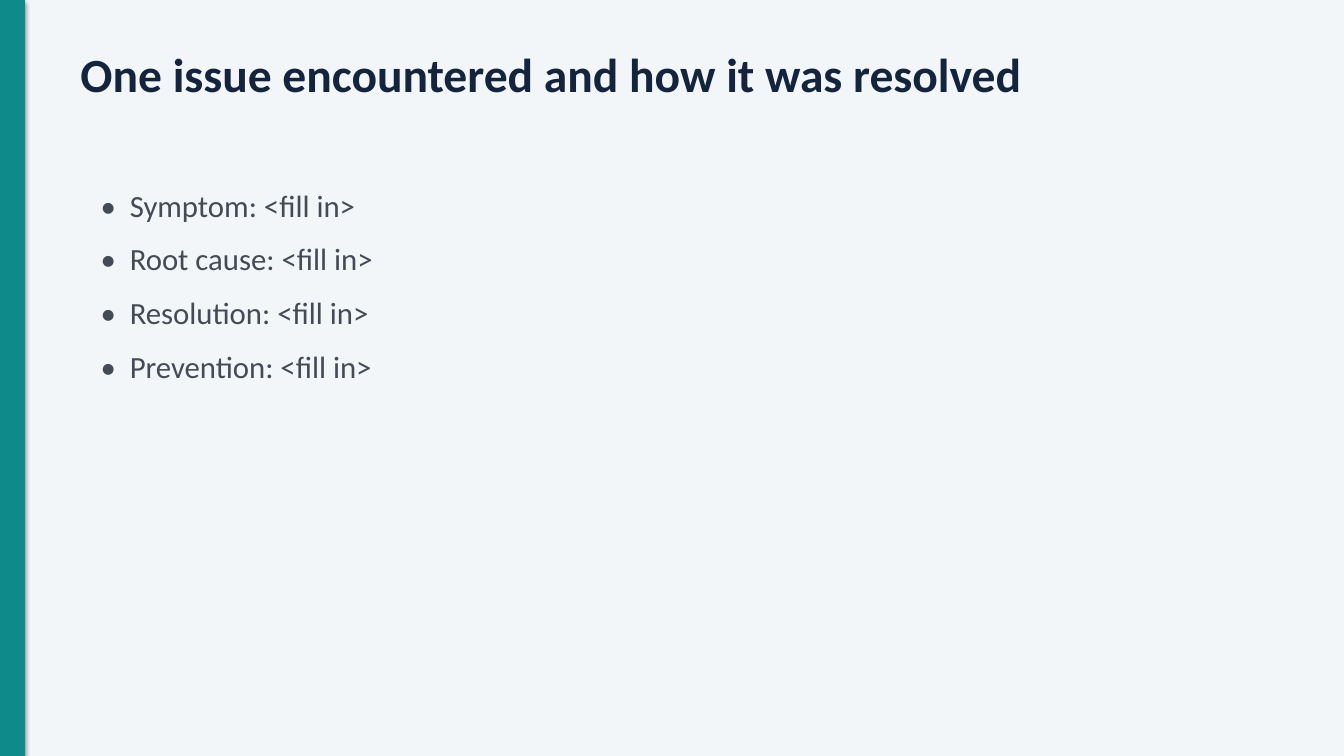
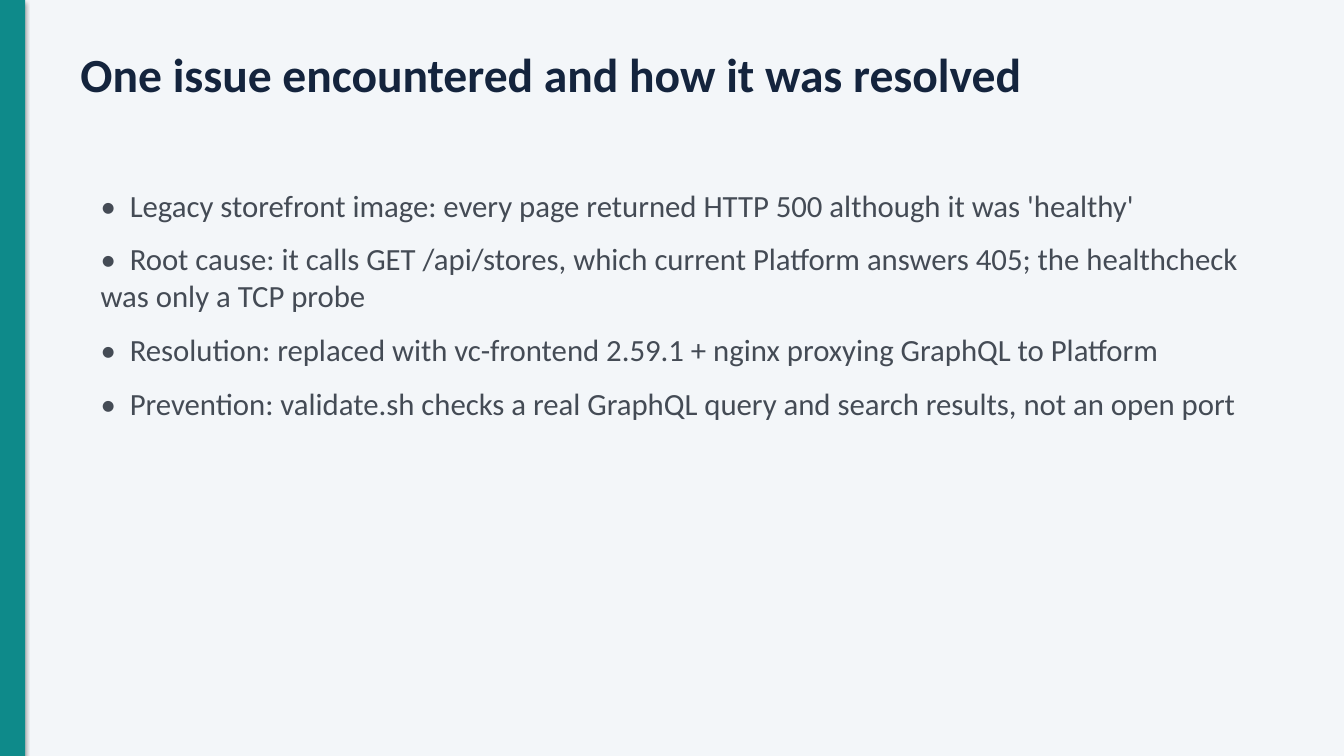
Before and after one commit to dussashivani/Project_Virto-Commerce-Platform_, a slide deck: slide 8 of docs/presentation/Virto-AWS-DevOps-presentation.pptx. Drawn at 1344x756 pixels with LibreOffice and Linux fonts; fonts in the diff are those of the drawing. Boxes give left, top, right and bottom in pixels: in the first picture for what was removed or moved away, otherwise in the second. Text is boxed around its words. In the diff, an @@ line names an element or a change of style, - is before the commit and + after.

Commit message:
docs: update presentation with the real run, incident and findings

```diff
--- a/docs/presentation/Virto-AWS-DevOps-presentation.pptx
+++ b/docs/presentation/Virto-AWS-DevOps-presentation.pptx
@@ text at box(101, 195, 1237, 420): text changed @@
-• Symptom: <fill in>
-• Root cause: <fill in>
-• Resolution: <fill in>
-• Prevention: <fill in>
+• Legacy storefront image: every page returned HTTP 500 although it was 'healthy'
+• Root cause: it calls GET /api/stores, which current Platform answers 405; the healthcheck was only a TCP probe
+• Resolution: replaced with vc-frontend 2.59.1 + nginx proxying GraphQL to Platform
+• Prevention: validate.sh checks a real GraphQL query and search results, not an open port
```
Also in this commit, not shown: 8 other slides changed.
